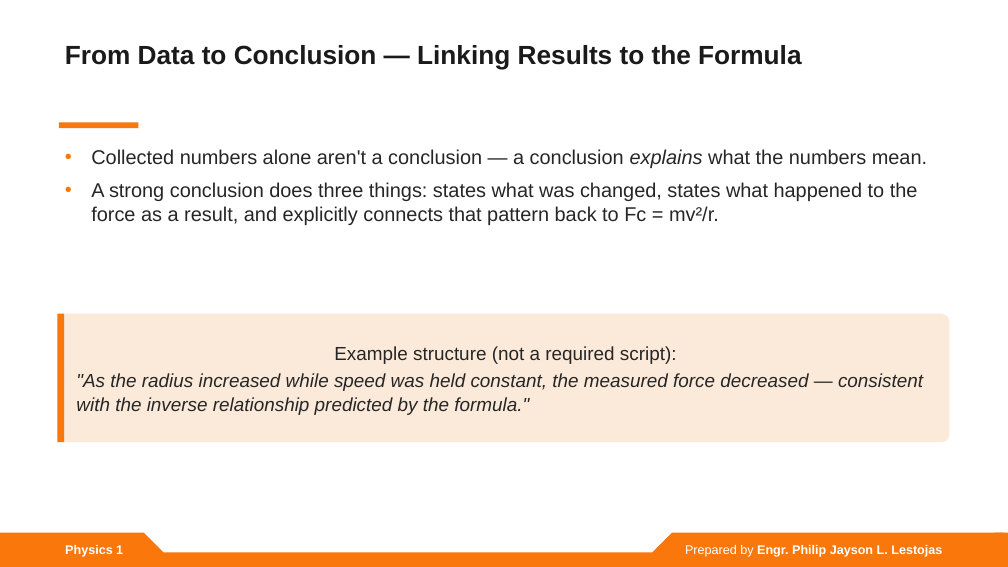
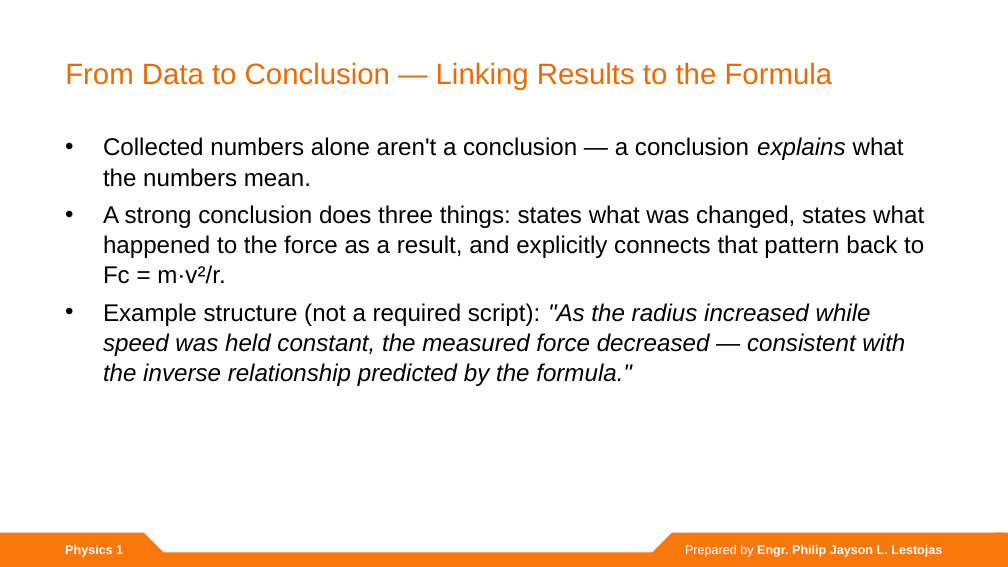
Before and after one commit to lestojas/physics, a slide deck: slide 21 of Projectile and Circular Motion.pptx. Drawn at 1008x567 pixels with LibreOffice and Linux fonts; fonts in the diff are those of the drawing. Boxes give left, top, right and bottom in pixels: in the first picture for what was removed or moved away, otherwise in the second. Text is boxed around its words. In the diff, an @@ line names an element or a change of style, - is before the commit and + after.

Commit message:
Revise deck to match template exactly (text-only content)
- Reuse the template's content-slide design: orange-gradient ExtraBold title + TT Hoves bulleted body
- Remove custom accent bars, equation bands, callout boxes, tables, and generated diagram images
- Convert comparison tables to template-style bullets; render equations as simple centered lines
- Body text auto-fits the template body box (keeps 28pt where content allows)

```diff
--- a/Projectile and Circular Motion.pptx
+++ b/Projectile and Circular Motion.pptx
@@ text "From Data to Conclusion — ...": place and size @@
-text "From Data to Conclusion — ..." at bbox=[65, 45, 801, 70]
+text "From Data to Conclusion — ..." at bbox=[65, 62, 833, 90]
@@ text "From Data to Conclusion — ..." at bbox=[65, 62, 833, 90]: size 25 to 28 pt, text colour #1A1A1A to gradient #B45404 to #E86C06 to #F9770B, bold off @@
@@ text "Collected numbers alone aren't a ...": place and size @@
-text "Collected numbers alone aren't a ..." at bbox=[91, 149, 927, 225]
+text "Collected numbers alone aren't a ..." at bbox=[103, 137, 924, 386]
@@ rectangle removed at bbox=[59, 123, 138, 128] @@
@@ text at bbox=[103, 137, 904, 187]: size 19 to 23 pt, text colour #262626 to #000000 in "Collected numbers alone aren't a conclusion — ..."; indent changed; line spacing 1.03 to 1.04; less space between paragraphs @@
@@ text at bbox=[103, 205, 924, 386]: text changed; size 19 to 23 pt; text colour #262626 to #000000 @@
-• A strong conclusion does three things: states what was changed, states what happened to the force as a result, and explicitly connects that pattern back to Fᴄ = mv²/r.
+• A strong conclusion does three things: states what was changed, states what happened to the force as a result, and explicitly connects that pattern back to Fᴄ = m·v²/r.
+• Example structure (not a required script): "As the radius increased while speed was held constant, the measured force decreased — consistent with the inverse relationship predicted by the formula."
@@ rounded rectangle removed at bbox=[57, 314, 950, 442] @@
-Example structure (not a required script):
-"As the radius increased while speed was held constant, the measured force decreased — consistent with the inverse relationship predicted by the formula."
@@ rectangle removed at bbox=[57, 314, 64, 442] @@
```
Also in this commit, not shown: 21 other slides changed, 8 other files.
